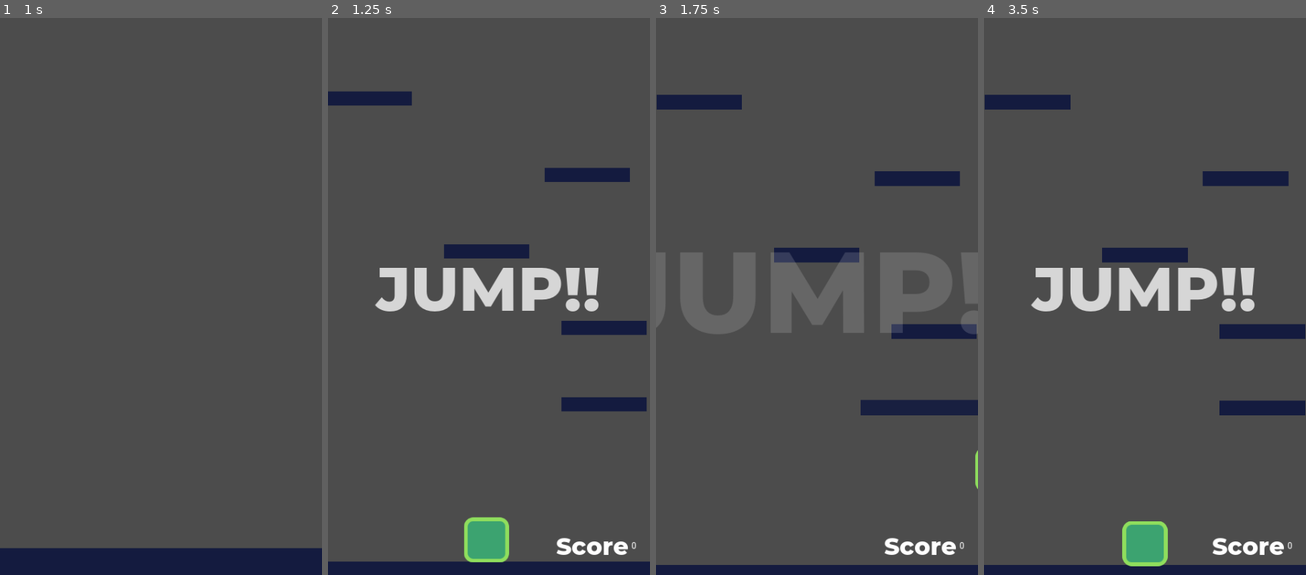
Above: before the commit, frames 1-4 (left to right).
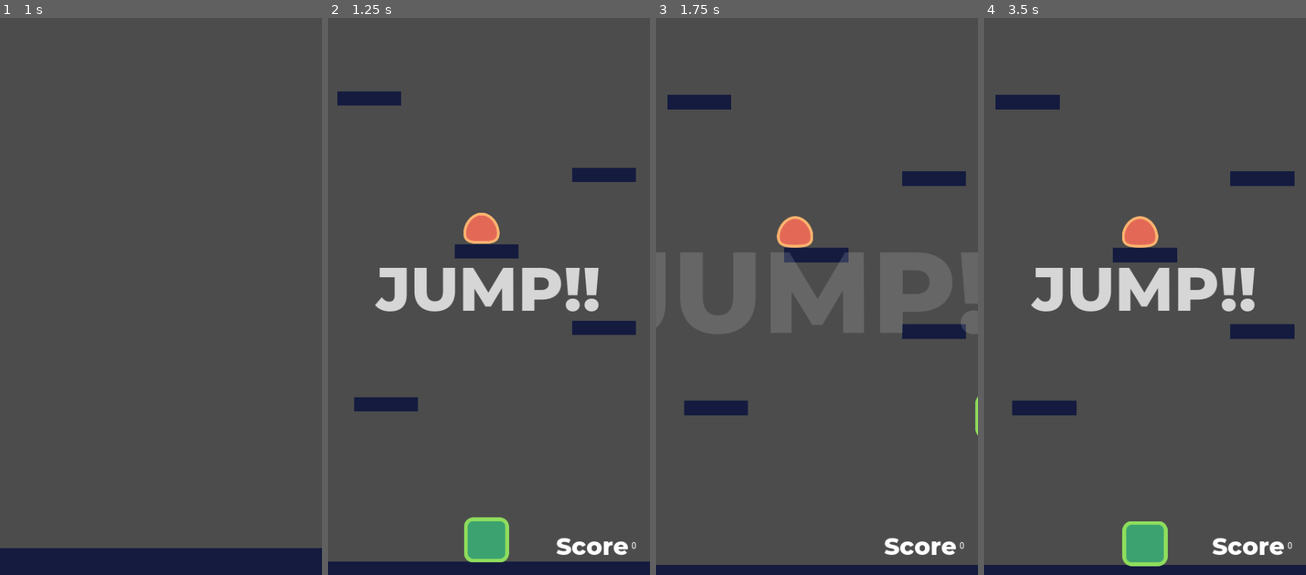
Above: after the commit, the same moments.

Repository: kedar-devs/Alpha-Q
Game: Godot game, scene res://Main.tscn
Two runs of this game, one before a commit and one after it. Both use one fixed random seed, a clock stepped at 60 frames per second and the inputs below.
Inputs (mouse positions are in pixels of both pictures, inside the frame that each line leads up to):
- Up to frame 1 (1 s): click (109, 201) at 0.5 s
- Up to frame 2 (1.25 s): no input
- Up to frame 3 (1.75 s): move the mouse to (887, 257) at 1.27 s; hold Right (move_right) from 1.28 s (still down); click (887, 257) at 1.42 s
- Up to frame 4 (3.5 s): move the mouse to (1080, 318) at 2.02 s; release Right (move_right) at 2.03 s; hold Left (move_left) 2.03-2.75 s; click (1196, 201) at 2.75 s

Frame 1 is identical in both runs. In frame 2, 2.4% of the frame differs, in the area x 0-99%, y 13-71%; in frame 3, 3.0%, in the area x 0-100%, y 13-85%; in frame 4, 2.6%.

Commit message:
almost done

Diff:
--- a/Object/Enemy.gd
+++ b/Object/Enemy.gd
@@ -7,7 +7,7 @@
 	set_physics_process(false)
 	gravity=0
 	velocity.y=gravity
-
+	speed.x=50
 	velocity.x=-speed.x
 	position=_position
 	$CollisionPolygon2D.scale=Vector2(0.5,0.5)
@@ -20,7 +20,7 @@
 	if edged or is_on_wall():
 		velocity.x*=-1
 	velocity.y=move_and_slide(velocity,Vector2.UP).y
-	print(velocity)
+
 	edged=false
 
 
--- a/Object/Enemy.tscn
+++ b/Object/Enemy.tscn
@@ -21,9 +21,10 @@
 [node name="CollisionShape2D" type="CollisionShape2D" parent="PlatformDetector"]
 position = Vector2( -2.10225, -27.3292 )
 scale = Vector2( 0.5, 0.5 )
-shape = SubResource( 2 )
+shape = SubResource( 1 )
 
 [node name="VisibilityNotifier2D" type="VisibilityNotifier2D" parent="."]
+visible = false
 position = Vector2( -0.571594, 1.62663 )
 scale = Vector2( 3, 4 )
 
@@ -33,15 +34,16 @@
 texture = ExtResource( 2 )
 
 [node name="VisibilityEnabler2D" type="VisibilityEnabler2D" parent="."]
+visible = false
 position = Vector2( 5.26732, 2.46123 )
 scale = Vector2( 4.18198, 2.69706 )
 process_parent = true
 physics_process_parent = true
 
 [node name="CollisionPolygon2D" type="CollisionPolygon2D" parent="."]
-position = Vector2( -0.420456, 26.9087 )
+position = Vector2( -1.52588e-05, 25.6474 )
 scale = Vector2( 0.5, 0.5 )
-polygon = PoolVector2Array( 7.80585, 4.5423, -15.7393, 1.17871, -60.4261, -99.4777, 67.8106, -98.6368 )
+polygon = PoolVector2Array( 6.12497, 13.7916, -11.5339, 14.6324, -60.4261, -99.4777, 67.8106, -98.6368 )
 
 [node name="Area2D" type="Area2D" parent="."]
 position = Vector2( 0.840897, 48.3516 )
--- a/Object/MovingObj.gd
+++ b/Object/MovingObj.gd
@@ -4,7 +4,7 @@
 onready var move_tween=$MoveTween
 var move_range=200
 var move_speed=1.0
-var length=0.8
+var length=0.6
 var bredth=0.4
 signal enemyOn
 signal preventPlayer
@@ -32,6 +32,7 @@
 	if move_range==0:
 		return
 	move_range*=-1
+
 	move_speed=20
 	move_tween.interpolate_property(self,"position:x",position.x,position.x+move_range,move_speed,Tween.TRANS_QUAD,Tween.EASE_IN_OUT)
 	move_tween.start()
--- a/Object/Tile.gd
+++ b/Object/Tile.gd
@@ -34,12 +34,12 @@
 	if direction.y==-1.0:
 		$Jump.play()
 		dir=-1
-		jump_height=45
+		jump_height=30
 		up=0
 	if jump_height>0:
 		new_velocity.y+=(speed.y*dir)
 		jump_height-=1
-		print(new_velocity,jump_height)
+
 	else:
 		up=0
 		dir=0
@@ -51,16 +51,14 @@
 	#move_and_slide(new_velocity)
 	return new_velocity
 
-func stopfalling():
+func stopfalling(object):
 	if velocity.y<0:
-		velocity.y=gravity
-		print('in here',velocity.y)
 		return
 	gravity=0
 	velocity=move_and_slide(Vector2.ZERO)
 	up=-1
 	dir=-1
-
+	object.disappear()
 func jump():
 	print("in jump")
 
@@ -79,8 +77,7 @@
 		$Captured.play()
 		emit_signal("captured",area)
 	else:
-		velocity.y=gravity
-		dir=1
+		return
 
 
 func _on_Detectort_body_entered(body):
--- a/main.gd
+++ b/main.gd
@@ -54,15 +54,15 @@
 	var platform5=Tile.instance()
 
 	if _position==null:
-		var x=rand_range(1,1)
-		var y=rand_range(-600,-500)
+		var x=75
+		var y=rand_range(-800,-650)
 		_position=player.position+Vector2(x,y)
 		add_child(platform)
 		add_child(platform1)
 		add_child(platform2)
 		platform.init(_position)
-		platform1.init(_position+Vector2(150,228))
-		platform2.init(_position+Vector2(-175,-228))
+		platform1.init(_position+Vector2(rand_range(175,175-level),190))
+		platform2.init(_position+Vector2(rand_range(-175,-175+level),-228))
 		platform.connect("enemyOn",self,"_prevent_fall")
 		platform.connect("preventPlayer",self,"_make_fall")
 		platform1.connect("enemyOn",self,"_prevent_fall")
@@ -77,11 +77,11 @@
 		add_child(platform1)
 		add_child(platform4)
 		platform2.init(_position+Vector2(-175,-228))
-		platform5.init(_position+Vector2(175,228))
+		platform5.init(_position+Vector2(-150,228))
 		platform2.connect("enemyOn",self,"_prevent_fall")
 		platform2.connect("preventPlayer",self,"_make_fall")
 		platform.init(_position)
-		platform1.init(_position+Vector2(150,-114))
+		platform1.init(_position+Vector2(175,-114))
 		platform4.init(_position+Vector2(175,114))
 		platform.connect("enemyOn",self,"_prevent_fall")
 		platform.connect("preventPlayer",self,"_make_fall")
@@ -91,11 +91,11 @@
 		platform4.connect("preventPlayer",self,"_make_fall")
 		platform5.connect("enemyOn",self,"_prevent_fall")
 		platform5.connect("preventPlayer",self,"_make_fall")
-	set_enemy(_mode,_position)
-	#spawn_enimies(_position+Vector2(0,-25))
+	#set_enemy(_mode,_position)
+	spawn_enimies(_position+Vector2(0,-35))
 func _on_player_landed(object):
 	print("in landing ")
-	player.stopfalling()
+	player.stopfalling(object)
 	$Camera2D.position=object.position+Vector2(0,-400)
 	call_deferred("spawn_tile")
 	score+=1
Not shown: 2 places in Object/Enemy.tscn that only renumber resources
